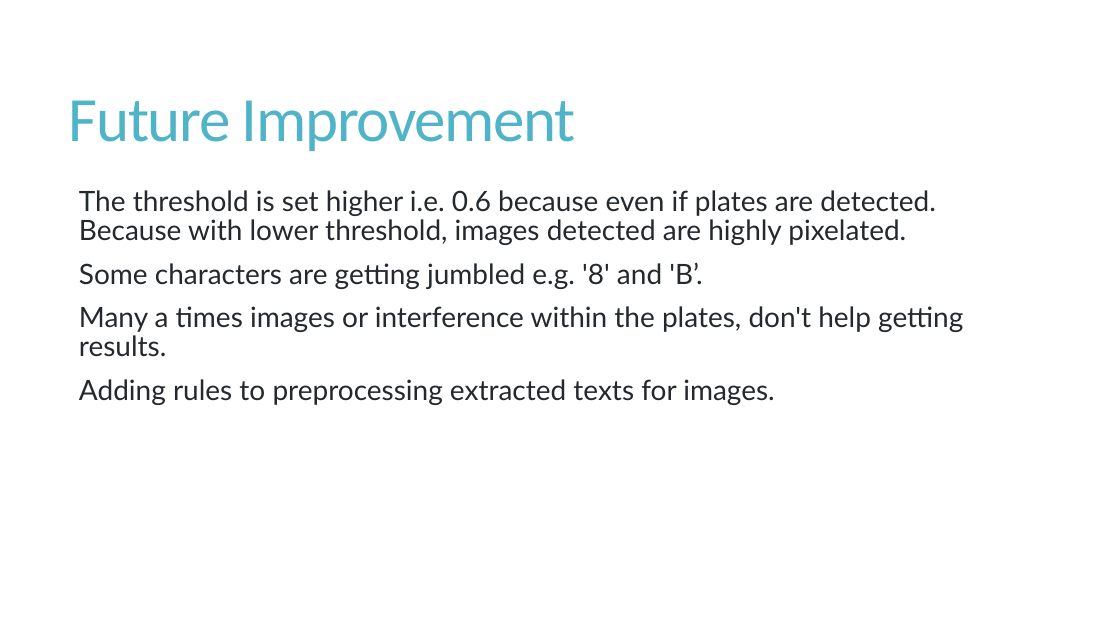
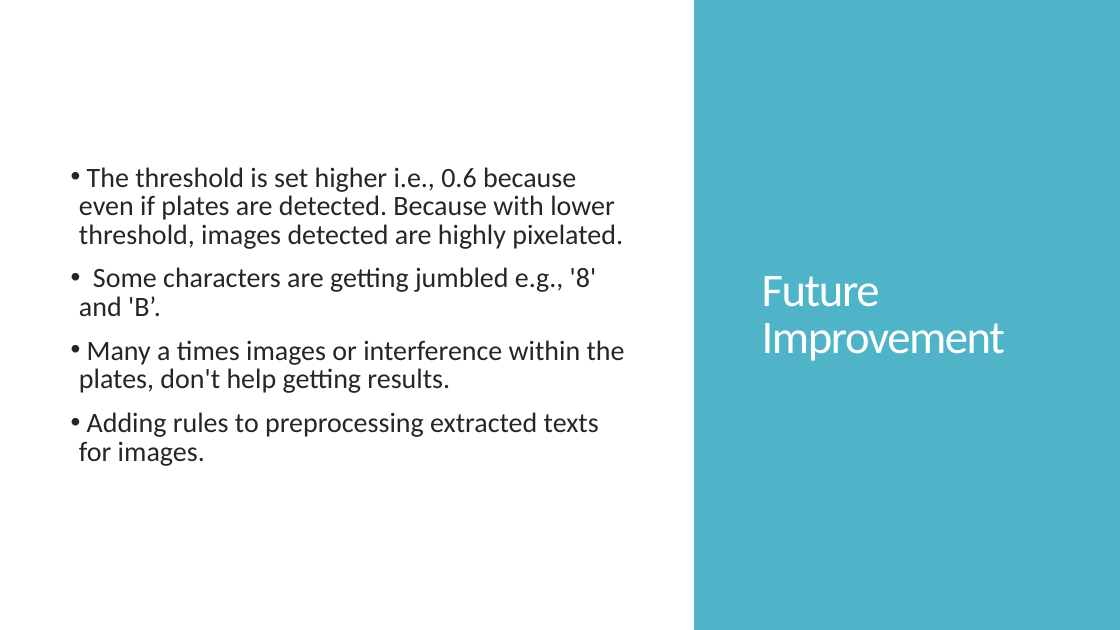
Before and after one commit to SanjaPanda/car-plate-detector, a slide deck: slide 6 of Car Plate Number Detector.pptx (slide 5 before the commit). Drawn at 1120x630 pixels with LibreOffice and Linux fonts; fonts in the diff are those of the drawing. Boxes give left, top, right and bottom in pixels: in the first picture for what was removed or moved away, otherwise in the second. Text is boxed around its words. In the diff, an @@ line names an element or a change of style, - is before the commit and + after.

```diff
--- a/Car Plate Number Detector.pptx
+++ b/Car Plate Number Detector.pptx
@@ rectangle added at [694, 0, 1120, 630], fill #50B4C8 @@
@@ text "The threshold is set higher ...": place and size @@
-text "The threshold is set higher ..." at [79, 190, 963, 405]
+text "The threshold is set higher ..." at [79, 167, 625, 466]
@@ text "The threshold is set higher ..." at [79, 167, 625, 466]: vertical alignment top to middle @@
@@ title "Future Improvement": place and size @@
-title "Future Improvement" at [69, 100, 576, 151]
+title "Future Improvement" at [762, 276, 1005, 361]
@@ title "Future Improvement" at [762, 276, 1005, 361]: size 54 to 40 pt, text colour #50B4C8 to #FFFFFF @@
@@ text at [79, 167, 623, 316]: text changed; font Lato to Calibri; text colour #24292E to #262626 @@
-  The threshold is set higher i.e. 0.6 because even if plates are detected. Because with lower threshold, images detected are highly pixelated.
-  Some characters are getting jumbled e.g. '8' and 'B’.
+• The threshold is set higher i.e., 0.6 because even if plates are detected. Because with lower threshold, images detected are highly pixelated.
+• Some characters are getting jumbled e.g., '8' and 'B’.
@@ text at [79, 340, 625, 466]: font Lato to Calibri, text colour #24292E to #262626 in "Many a times images or interference within ...", "Adding rules to preprocessing extracted texts for ..."; bullet   to • @@
```
Also in this commit, not shown: 2 other slides changed, 3 slides added, 2 slides removed, 1 other file.
